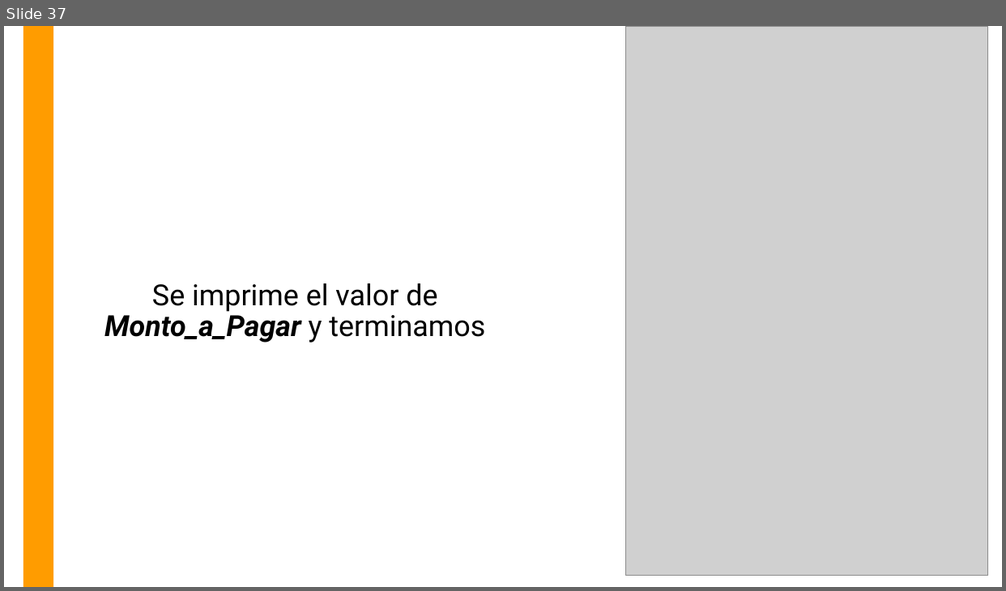
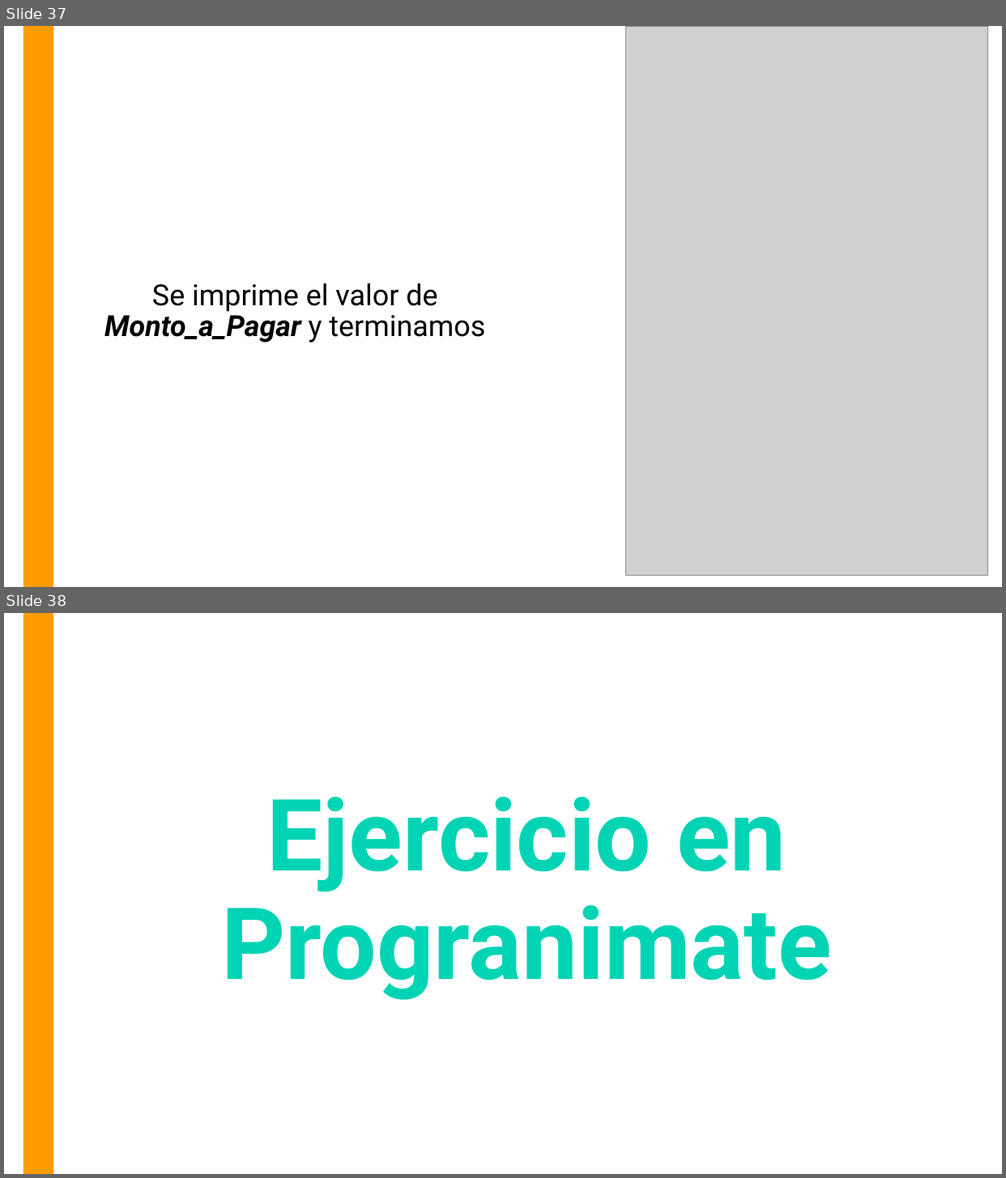
Before and after one commit to OMardil/INFO1_MOD4-Intro-a-Java, a slide deck: 01 Presentacion/INFO1_MOD4-Algoritmos_y_Diagramas.pptx. Shown one above the other, each under a label of ours: slide 37 before the commit, slides 37 and 38 after it. The pictures are 1006x591 and 1006x1178 pixels, drawn with LibreOffice and Linux fonts; fonts in the diff are those of the drawing; grey boxes stand for pictures. Boxes give left, top, right and bottom in pixels: in the first picture for what was removed or moved away, otherwise in the second. Text is boxed around its words. In the diff, an @@ line names an element or a change of style, - is before the commit and + after.

```diff
--- a/01 Presentacion/INFO1_MOD4-Algoritmos_y_Diagramas.pptx
+++ b/01 Presentacion/INFO1_MOD4-Algoritmos_y_Diagramas.pptx
@@ slide 38 added at box(4, 613, 1002, 1174), background #FFFFFF; not listed: 1 template element that a slide beside it also shows @@
@@ title added at box(221, 797, 832, 1000), 96 pt, text #01D4B4, bold @@
+Ejercicio en Progranimate
```
Also in this commit, not shown: 4 other slides added, 3 other files.
